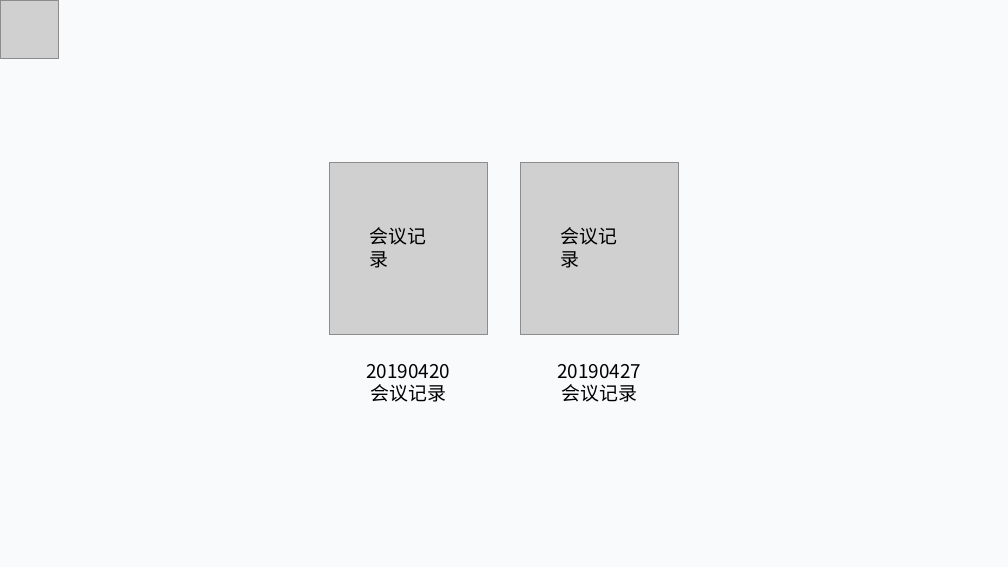
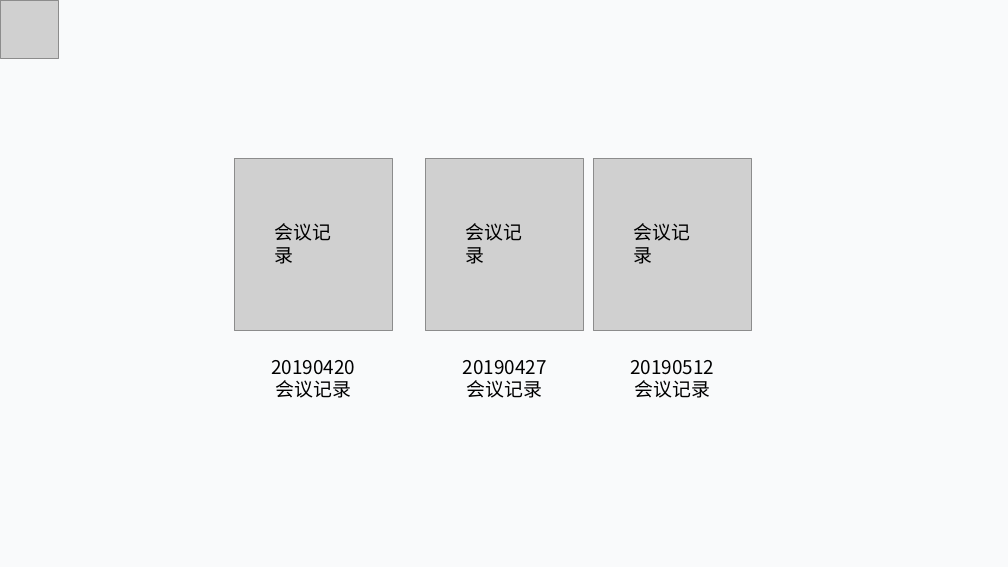
Before and after one commit to lorenzoyoung/ZUCC-Lazy-Bone, a slide deck: slide 37 of 评审PPT/SE2019春-G11-总体设计+详细设计/SE2019春-G11-软件总体+详细设计PPT.pptx (slide 34 before the commit). Drawn at 1008x567 pixels with LibreOffice and Linux fonts; fonts in the diff are those of the drawing; grey boxes stand for pictures. Boxes give left, top, right and bottom in pixels: in the first picture for what was removed or moved away, otherwise in the second. Text is boxed around its words. In the diff, an @@ line names an element or a change of style, - is before the commit and + after.

```diff
--- a/评审PPT/SE2019春-G11-总体设计+详细设计/SE2019春-G11-软件总体+详细设计PPT.pptx
+++ b/评审PPT/SE2019春-G11-总体设计+详细设计/SE2019春-G11-软件总体+详细设计PPT.pptx
@@ picture added at box(594, 158, 752, 330) @@
@@ 4 texts, 2 pictures: place and size @@
-4 texts, 2 pictures at box(329, 163, 678, 402)
+4 texts, 2 pictures at box(234, 158, 584, 398)
@@ text added at box(634, 223, 691, 264), 18 pt, text #000000 @@
+会议记录
@@ text added at box(630, 360, 714, 398), 18 pt, text #000000 @@
+20190512
+会议记录
```
Also in this commit, not shown: 1 other slide changed, 5 slides added, 19 other files.
